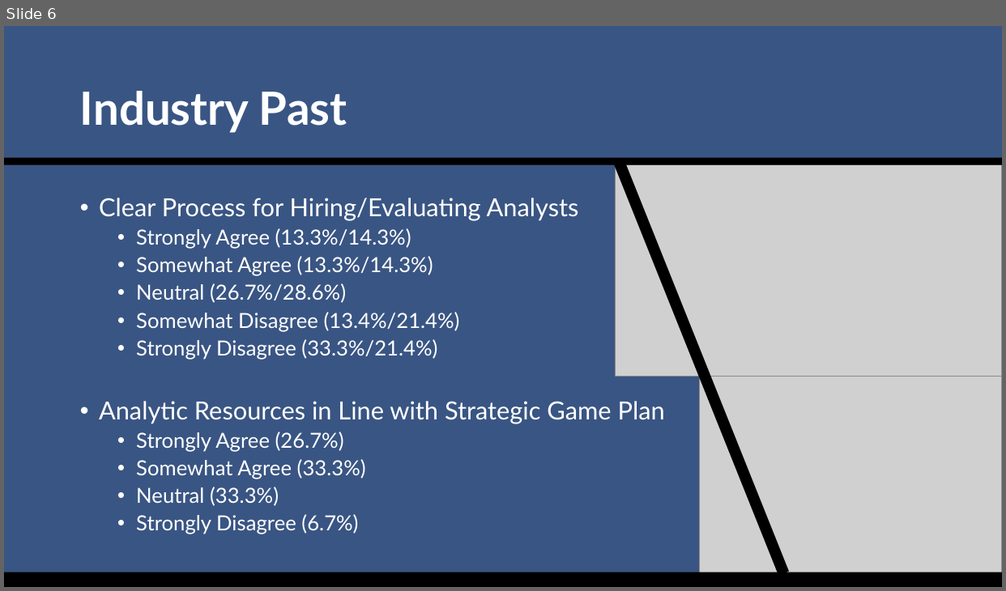
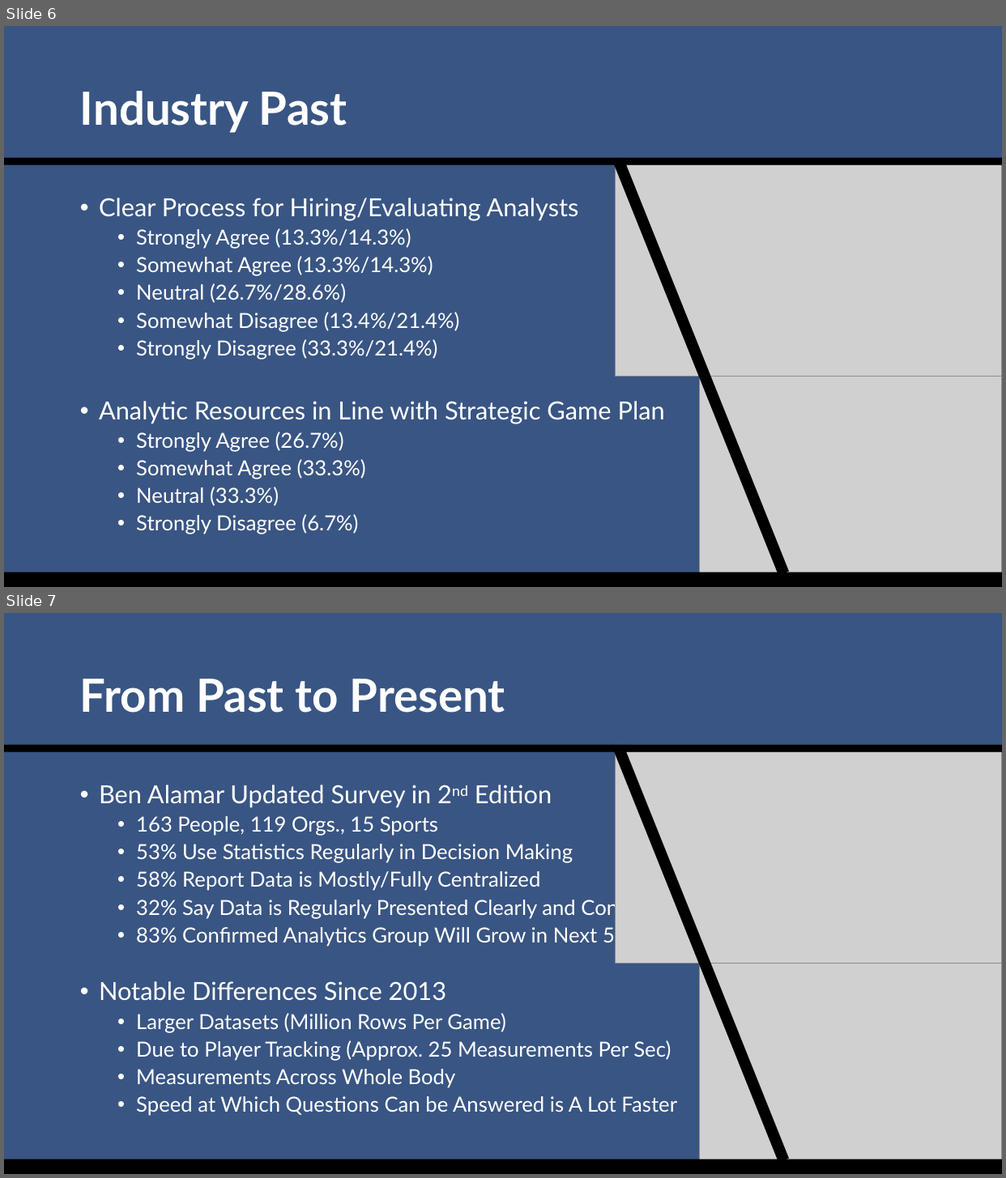
Before and after one commit to SuperMarioGiacomazzo/STOR538_WEBSITE, a slide deck: Slides/Sports Analytics 3/Sports_Analytics_3_Lecture.pptx. Shown one above the other, each under a label of ours: slide 6 before the commit, slides 6 and 7 after it. The pictures are 1006x591 and 1006x1178 pixels, drawn with LibreOffice and Linux fonts; fonts in the diff are those of the drawing; grey boxes stand for pictures. Boxes give left, top, right and bottom in pixels: in the first picture for what was removed or moved away, otherwise in the second. Text is boxed around its words. In the diff, an @@ line names an element or a change of style, - is before the commit and + after.

```diff
--- a/Slides/Sports Analytics 3/Sports_Analytics_3_Lecture.pptx
+++ b/Slides/Sports Analytics 3/Sports_Analytics_3_Lecture.pptx
@@ slide 7 added at (4,613,1002,1174), background #395583 @@
@@ title added at (80,679,505,713), 44 pt, text #FFFFFF, bold @@
+From Past to Present
@@ rectangle added at (4,745,1002,752), fill #000000 @@
@@ rectangle added at (613,745,789,1163), fill #000000 @@
@@ picture added at (616,752,1002,964) @@
@@ text added at (99,785,694,1116), 20 pt, text #FFFFFF @@
+• Ben Alamar Updated Survey in 2nd Edition
+  • 163 People, 119 Orgs., 15 Sports
+  • 53% Use Statistics Regularly in Decision Making
+  • 58% Report Data is Mostly/Fully Centralized
+  • 32% Say Data is Regularly Presented Clearly and Consistently
+  • 83% Confirmed Analytics Group Will Grow in Next 5 Yrs.
+• Notable Differences Since 2013
+  • Larger Datasets (Million Rows Per Game)
+  • Due to Player Tracking (Approx. 25 Measurements Per Sec)
+  • Measurements Across Whole Body
+  • Speed at Which Questions Can be Answered is A Lot Faster
@@ picture added at (700,964,1002,1174) @@
@@ rectangle added at (4,1160,1002,1174), fill #000000 @@
```
Also in this commit, not shown: 10 slides changed, 1 slide removed, 7 other files.
